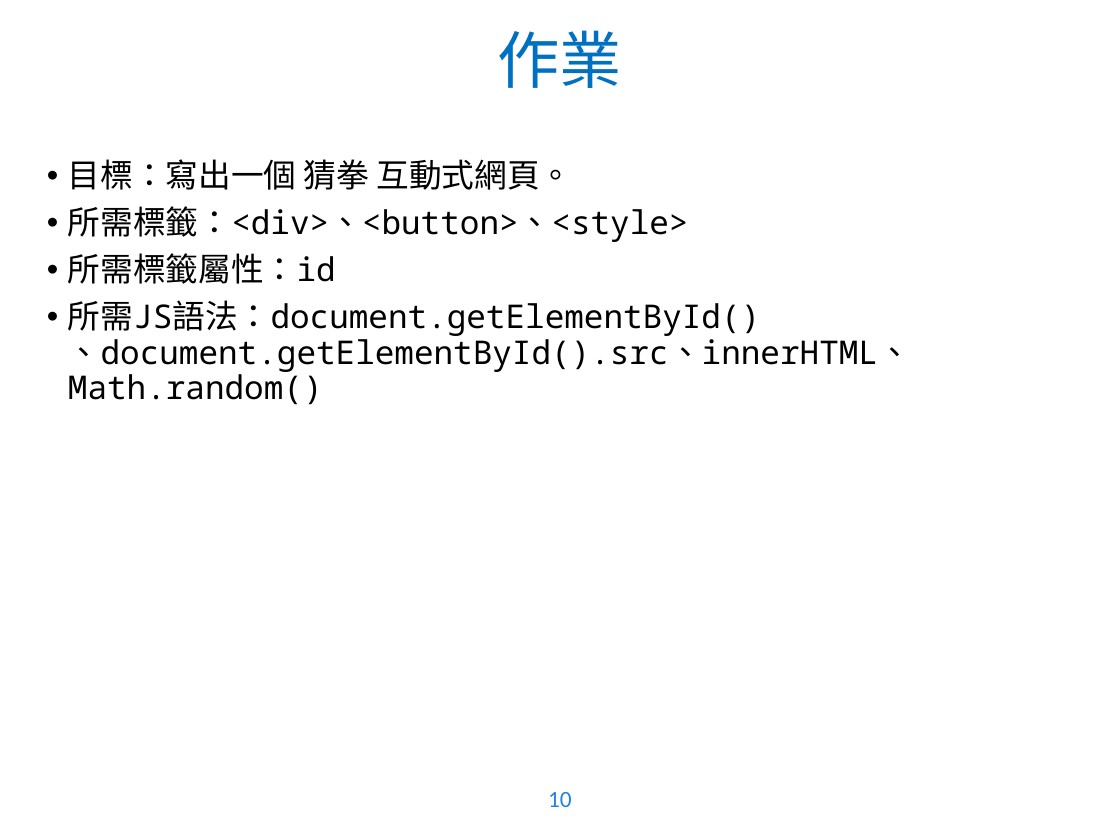
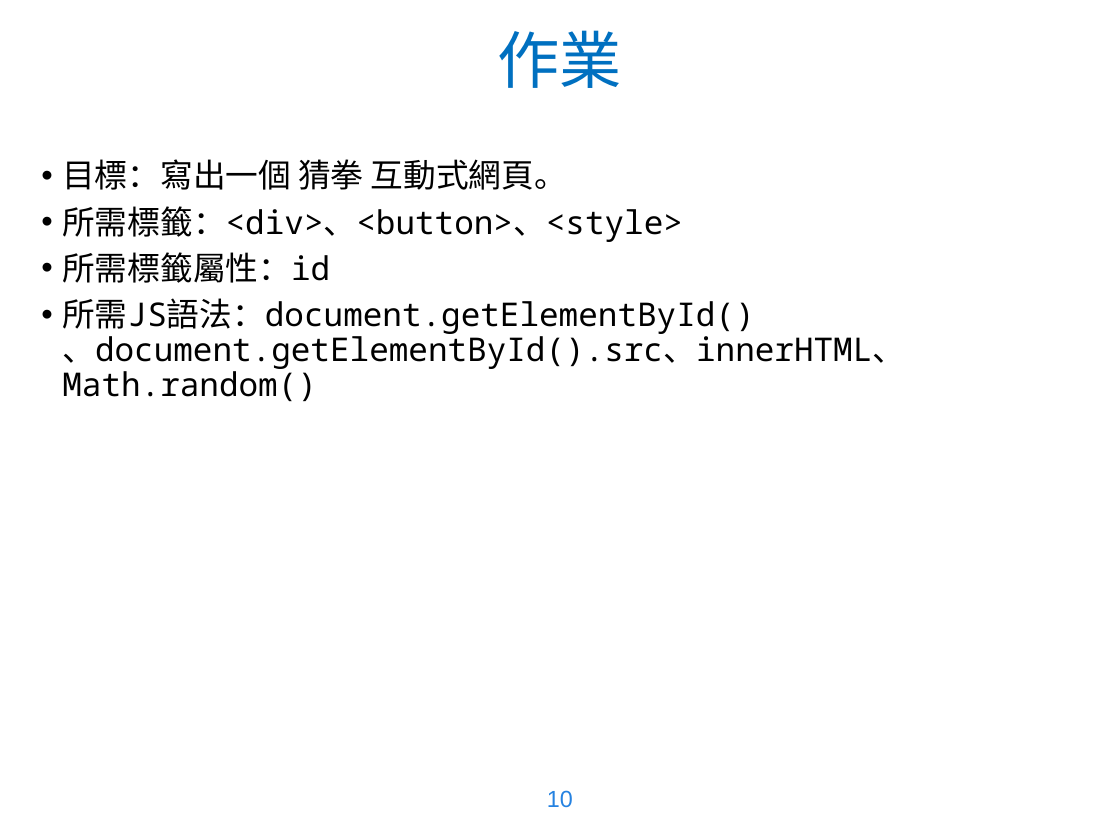
Before and after one commit to WaRTanKE7/WebClubData, a slide deck: slide 10 of 教學簡報/JavaScript - 3.pptx. Drawn at 1120x840 pixels with LibreOffice and Linux fonts; fonts in the diff are those of the drawing; background and template pictures are left out. Boxes give left, top, right and bottom in pixels: in the first picture for what was removed or moved away, otherwise in the second. Text is boxed around its words. In the diff, an @@ line names an element or a change of style, - is before the commit and + after.

```diff
--- a/教學簡報/JavaScript - 3.pptx
+++ b/教學簡報/JavaScript - 3.pptx
@@ text "目標：寫出一個 猜拳 互動式網頁。" at [62,159,905,402]: font Calibri to Noto Sans CJK SC in "目標：寫出一個 猜拳 互動式網頁。", "所需標籤：<div>、<button>、<style>", "所需標籤屬性：id"; font Noto Sans Mono to Noto Sans CJK SC in "所需標籤：<div>、<button>、<style>", "所需JS語法：document.getElementById() 、document.getElementById(). ..." @@
@@ page number added at [547,790,573,808], 15 pt, text #2582E1 @@
+10
@@ page number removed at [548,792,572,807] @@
-10
```
Also in this commit, not shown: 10 other slides changed, 10 other files.
